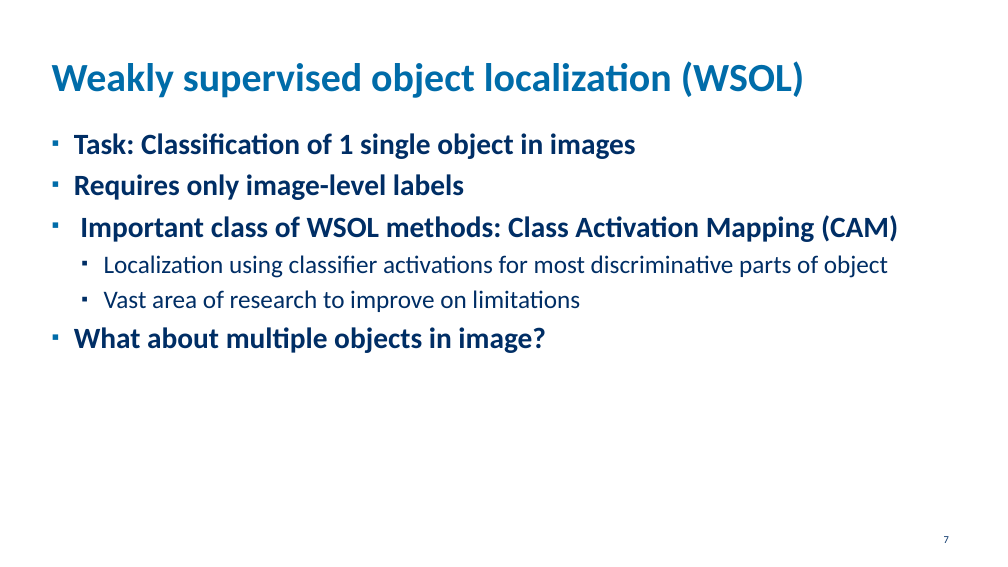
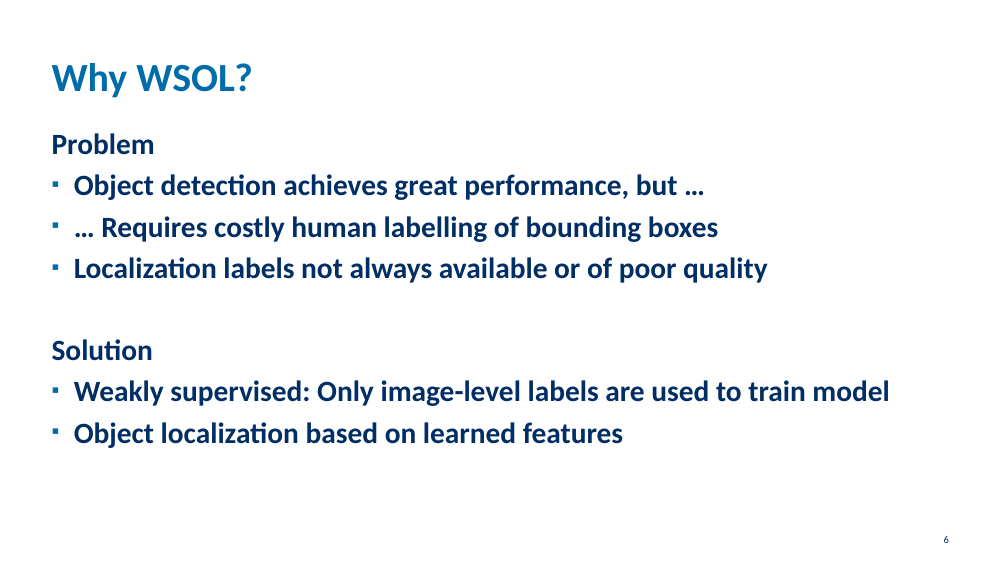
Before and after one commit to goemaereg/thesis, a slide deck: slide 6 of docs/pres_midterm.pptx (slide 7 before the commit). Drawn at 1008x567 pixels with LibreOffice and Linux fonts; fonts in the diff are those of the drawing; background and template pictures are left out. Boxes give left, top, right and bottom in pixels: in the first picture for what was removed or moved away, otherwise in the second. Text is boxed around its words. In the diff, an @@ line names an element or a change of style, - is before the commit and + after.

```diff
--- a/docs/pres_midterm.pptx
+++ b/docs/pres_midterm.pptx
@@ title at (52,63,252,98): text changed @@
-Weakly supervised object localization (WSOL)
+Why WSOL?
@@ text at (52,133,889,448): text changed @@
-▪ Task: Classification of 1 single object in images
-▪ Requires only image-level labels
-▪ Important class of WSOL methods: Class Activation Mapping (CAM)
-  ▪ Localization using classifier activations for most discriminative parts of object
-  ▪ Vast area of research to improve on limitations
-▪ What about multiple objects in image?
+Problem
+▪ Object detection achieves great performance, but …
+▪ … Requires costly human labelling of bounding boxes
+▪ Localization labels not always available or of poor quality
+Solution
+▪ Weakly supervised: Only image-level labels are used to train model
+▪ Object localization based on learned features
@@ page number at (944,536,949,543): text changed @@
-7
+6
```
Also in this commit, not shown: 1 other slide changed, 3 slides added, 2 slides removed, 2 other files.
